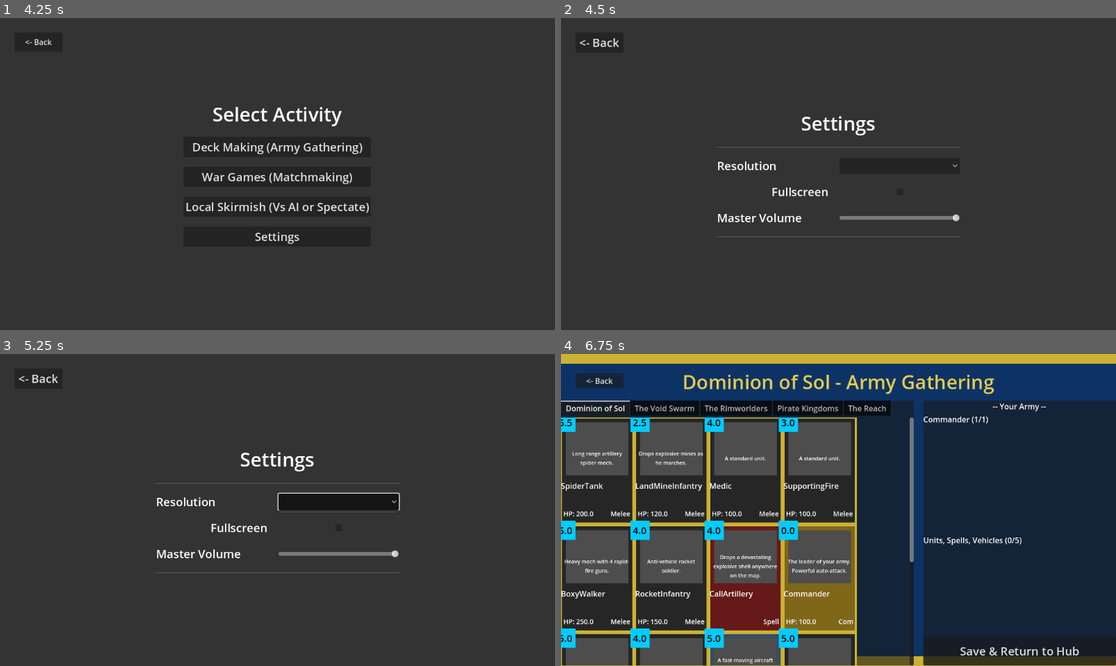
Above: before the commit, frames 1-4 (two rows, left to right).
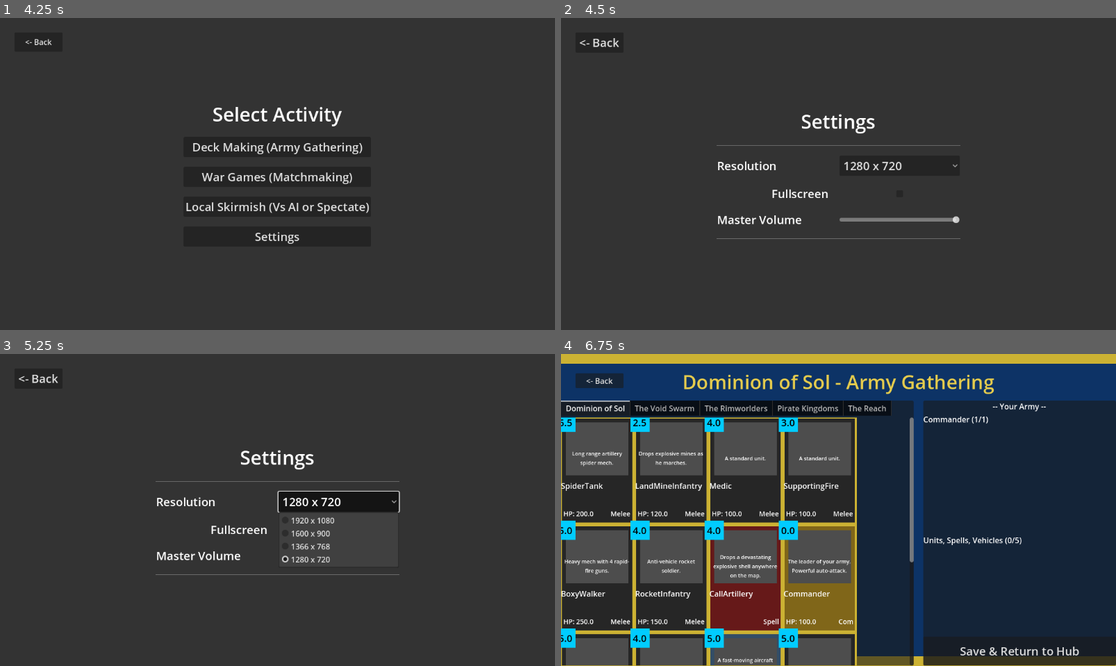
Above: after the commit, the same moments.

Repository: geoffbradford96/UBB_v4
Game: Godot game, scene res://Scenes/BootScreen.tscn
The game is run twice, just before and just after one commit, with the same random seed, the same clock (stepped at 60 frames per second) and the same inputs.
Inputs (mouse positions are in pixels of both pictures, inside the frame that each line leads up to):
- Up to frame 1 (4.25 s): tap Enter at 0.5, 2 s; move the mouse to (399, 158) at 0.52 s; hold Right (ui_right) 0.53-1.25 s; click (399, 158) at 0.67 s; tap Space at 1.25 s; drag from (166, 189) to (249, 236) at 1.27 s; move the mouse to (333, 105) at 2.02 s; hold Right (ui_right) 2.03-2.75 s; click "Settings" at 2.75 s; click "Local Play" at 3.5 s
- Up to frame 2 (4.5 s): click "Settings" at 4.25 s
- Up to frame 3 (5.25 s): click (338, 500) at 5 s
- Up to frame 4 (6.75 s): click "<- Back" at 5.75 s; click "Deck Making (Army Gathering)" at 6.5 s

Frame 1 is identical in both runs. In frame 2, 1.5% of the frame differs, in the area x 28-72%, y 30-71%; in frame 3, 2.1%, in the area x 28-73%, y 30-71%; in frame 4, nothing differs.
Error before the commit: Attempt to call function 'add_item' in base 'null instance' on a null instance. (res://Scripts/SettingsMenu.gd:17)

Commit message:
Fix Settings Menu node references

Diff:
--- a/Scripts/SettingsMenu.gd
+++ b/Scripts/SettingsMenu.gd
@@ -1,8 +1,8 @@
 extends Control
 
-@onready var resolution_option = $VBoxContainer/HBoxRes/ResolutionDropdown
-@onready var fullscreen_check = $VBoxContainer/HBoxFull/FullscreenCheck
-@onready var volume_slider = $VBoxContainer/HBoxVol/VolumeSlider
+@onready var resolution_option = $CenterContainer/VBoxContainer/HBoxRes/ResolutionDropdown
+@onready var fullscreen_check = $CenterContainer/VBoxContainer/HBoxFull/FullscreenCheck
+@onready var volume_slider = $CenterContainer/VBoxContainer/HBoxVol/VolumeSlider
 
 var resolutions = [
 	Vector2i(1920, 1080),
Not shown, added: patch_models.gd.uid
Not shown, added: patch_models_2.gd.uid
Not shown, added: fix_settings.py
